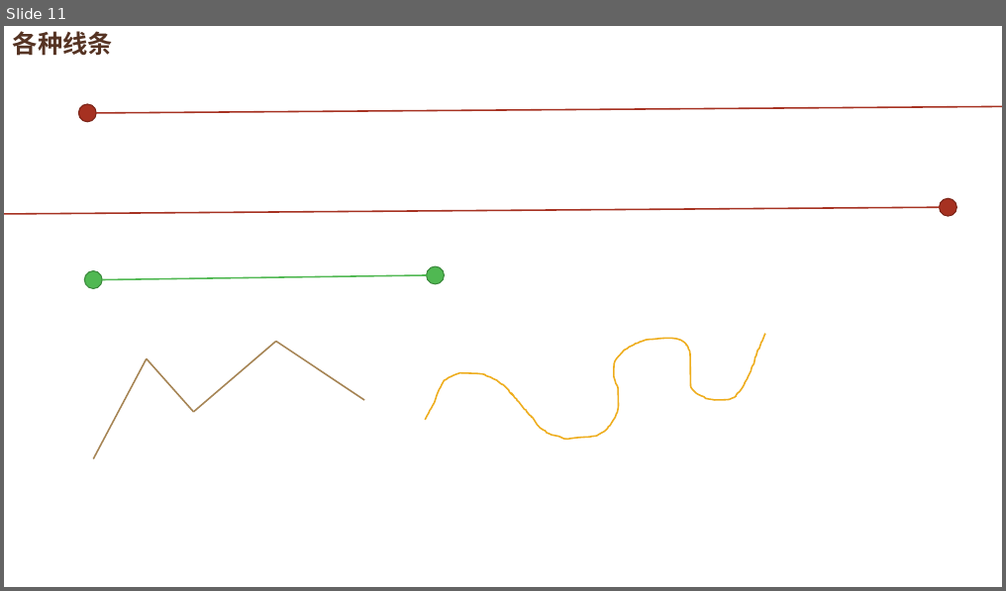
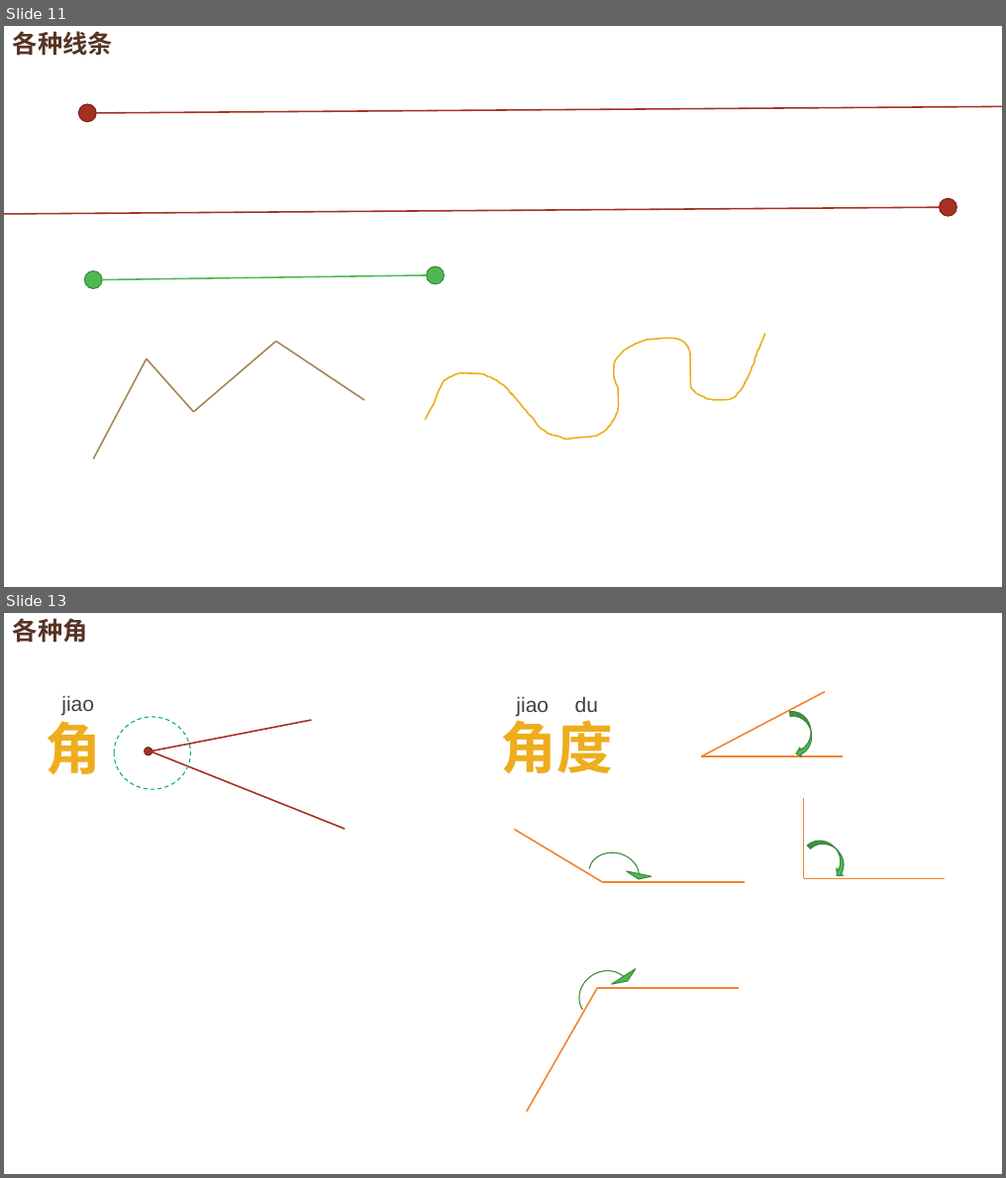
Before and after one commit to lilianfish/fish-, a slide deck: fish课件/每日课外作业(一年级）.pptx. Shown one above the other, each under a label of ours: slide 11 before the commit, slides 11 and 13 after it; the slides between them are not shown. The pictures are 1006x591 and 1006x1178 pixels, drawn with LibreOffice and Linux fonts; fonts in the diff are those of the drawing; background and template pictures are left out. Boxes give left, top, right and bottom in pixels: in the first picture for what was removed or moved away, otherwise in the second. Text is boxed around its words. In the diff, an @@ line names an element or a change of style, - is before the commit and + after.

Commit message:
20181129

```diff
--- a/fish课件/每日课外作业(一年级）.pptx
+++ b/fish课件/每日课外作业(一年级）.pptx
@@ slide 13 added at [4,613,1002,1174], background picture (left out) @@
@@ text added at [13,618,88,643], 24 pt, text #553323, bold @@
+各种角
@@ text added at [61,695,94,715], 20 pt, text #404040 @@
+jiao
@@ text added at [516,696,548,716], 20 pt, text #404040 @@
+jiao
@@ text added at [575,696,598,712], 20 pt, text #404040 @@
+du
@@ line added from (702, 757) to (826, 691), #F28330 1.5 pt @@
@@ text added at [45,712,101,775], 54 pt, text #EEAD1D, bold @@
+角
@@ ellipse added at [114,717,190,789], outline #00B050 1 pt dashed @@
@@ line added from (150, 752) to (312, 720), #A63121 1.5 pt @@
@@ text added at [501,712,613,774], 54 pt, text #EEAD1D, bold @@
+角度
@@ curved down arrow added at [790,709,815,759], fill #50B852, outline #3B883D 1 pt @@
@@ ellipse added at [144,748,152,756], fill #A63121, outline #7B2418 1 pt @@
@@ line added from (345, 829) to (150, 752), #A63121 1.5 pt @@
@@ line added from (702, 757) to (844, 757), #F28330 1.5 pt @@
@@ line added from (804, 878) to (804, 798), #F28330 1.5 pt @@
@@ line added from (603, 882) to (515, 830), #F28330 1.5 pt @@
@@ curved down arrow added at [589,849,655,882], fill #50B852, outline #3B883D 1 pt @@
@@ curved down arrow added at [807,833,853,878], fill #50B852, outline #3B883D 1 pt @@
@@ line added from (804, 878) to (945, 878), #F28330 1.5 pt @@
@@ line added from (603, 882) to (745, 882), #F28330 1.5 pt @@
@@ curved down arrow added at [569,954,640,1010], fill #50B852, outline #3B883D 1 pt @@
@@ line added from (598, 988) to (527, 1112), #F28330 1.5 pt @@
@@ line added from (598, 988) to (740, 988), #F28330 1.5 pt @@
```
Also in this commit, not shown: 2 other slides added.
